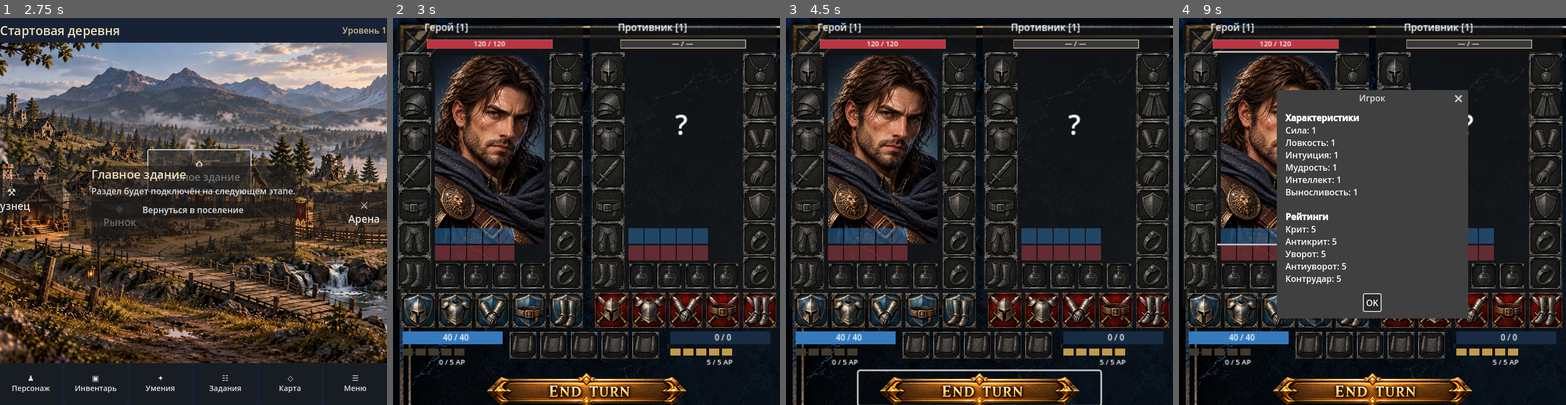
Above: before the commit, frames 1-4 (left to right).
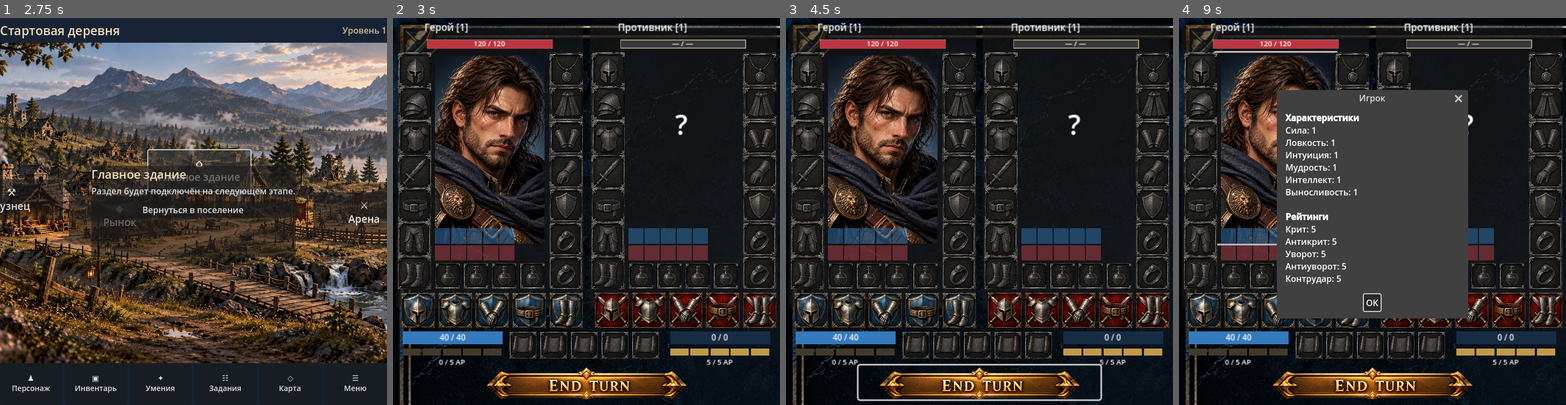
Above: after the commit, the same moments.

Repository: Archoniou1987/Battle-of-Artheon
Game: Godot game, scene res://scenes/main/main.tscn
Same seed, same stepped clock (60 frames per second), same inputs: the game is played once before the commit and once after it.
Inputs (mouse positions are in pixels of both pictures, inside the frame that each line leads up to):
- Up to frame 1 (2.75 s): click "⚒ Кузнец" at 0.5 s; click "◆ Рынок" at 1.25 s; click "⌂ Главное здание" at 2 s
- Up to frame 2 (3 s): click "⚔ Арена" at 2.75 s
- Up to frame 3 (4.5 s): click "♟ Персонаж" at 3.5 s; click "▣ Инвентарь" at 4.25 s
- Up to frame 4 (9 s): click "✦ Умения" at 5 s; click "☷ Задания" at 5.75 s; click "◇ Карта" at 6.5 s; click "☰ Меню" at 7.25 s; click "Вернуться в поселение" at 8 s; click (1275, 149) at 8.77 s

Frame 1 is identical in both runs. In frame 2, 3.9% of the frame differs, in the area x 5-98%, y 81-100%; in frame 3, 4.9%; in frame 4, 3.9%.

Commit message:
Preserve arena background aspect, distribute AP segments across resource width, raise End Turn

Diff:
--- a/ui/arena/arena_screen.gd
+++ b/ui/arena/arena_screen.gd
@@ -174,7 +174,7 @@
 	arena_background.custom_minimum_size = Vector2(480, 480)
 	arena_background.size = Vector2(480, 480)
 	arena_background.expand_mode = TextureRect.EXPAND_IGNORE_SIZE
-	arena_background.stretch_mode = TextureRect.STRETCH_SCALE
+	arena_background.stretch_mode = TextureRect.STRETCH_KEEP_ASPECT_COVERED
 	arena_background.mouse_filter = Control.MOUSE_FILTER_IGNORE
 	square_content.add_child(arena_background)
 	_build_fighter(Vector2(4, 8), true)
@@ -200,7 +200,7 @@
 	_build_resource_display(false)
 	round_button = Button.new()
 	round_button.text = "ПРОВЕСТИ РАУНД"
-	round_button.position = Vector2(90, 438)
+	round_button.position = Vector2(90, 431)
 	round_button.custom_minimum_size = Vector2(300, 42)
 	round_button.disabled = true # No fake rounds: wait for CombatCommandApi integration.
 	round_button.tooltip_text = "Подключение CombatCommandApi — следующий этап"
@@ -571,9 +571,12 @@
 	(mana_labels[key] as Label).text = "%d / %d" % [maxi(0, mana), maxi(0, max_mana)]
 	var segments: Array = ap_segments[key]
 	var capped_max := clampi(max_ap, 0, 8)
+	var gap := 3.0
+	var segment_width := (124.0 - gap * float(maxi(0, capped_max - 1))) / float(maxi(1, capped_max))
 	for i in range(segments.size()):
 		var segment := segments[i] as ColorRect
 		segment.visible = i < capped_max
+		segment.custom_minimum_size = Vector2(segment_width, 9)
 		segment.color = Color("#c09a49") if i < clampi(ap, 0, capped_max) else Color("#41392b")
 	(ap_labels[key] as Label).text = "%d / %d AP" % [clampi(ap, 0, capped_max), capped_max]
 
@@ -596,7 +599,7 @@
 	host.add_child(mana)
 	var mana_text := Label.new()
 	mana_text.position = Vector2.ZERO
-	mana_text.custom_minimum_size = Vector2(132, 16)
+	mana_text.custom_minimum_size = Vector2(124, 16)
 	mana_text.horizontal_alignment = HORIZONTAL_ALIGNMENT_CENTER
 	mana_text.add_theme_font_size_override("font_size", 10)
 	mana_text.mouse_filter = Control.MOUSE_FILTER_IGNORE
